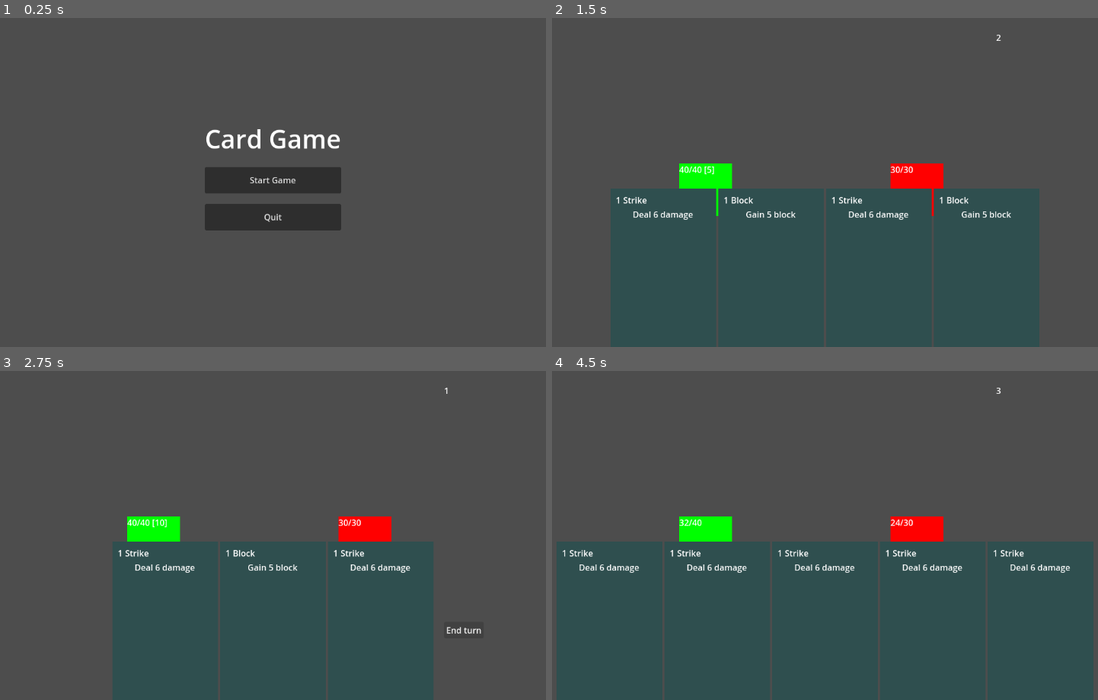
Above: before the commit, frames 1-4 (two rows, left to right).
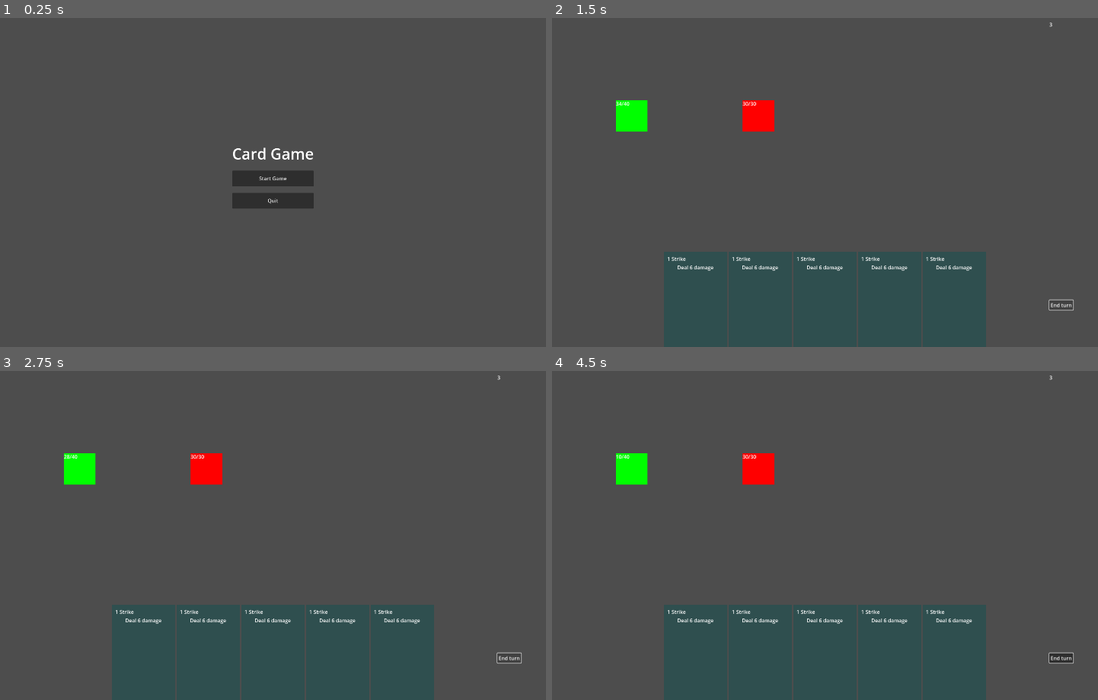
Above: after the commit, the same moments.

Repository: Pixel-Pilgrims/game-off-2024
Game: Godot game, scene res://scenes/Main.tscn
The game is run twice, just before and just after one commit, with the same random seed, the same clock (stepped at 60 frames per second) and the same inputs.
Inputs (mouse positions are in pixels of both pictures, inside the frame that each line leads up to):
- Up to frame 1 (0.25 s): no input
- Up to frame 2 (1.5 s): click "Start Game" at 0.5 s; click "End turn" at 1.25 s
- Up to frame 3 (2.75 s): click "End turn" at 2 s
- Up to frame 4 (4.5 s): click "End turn" at 2.75 s; tap Enter at 3.5 s; move the mouse to (612, 621) at 3.52 s; click (612, 621) at 3.67 s; tap Space at 4.25 s; move the mouse to (661, 621) at 4.27 s; click (661, 621) at 4.42 s

The runs differ from the first frame. In frame 1, 4.3% of the frame differs, in the area x 37-63%, y 33-65%; in frame 2, 24%; in frame 3, 15%; in frame 4, 33%, in the area x 0-100%, y 1-100%.

Commit message:
feat: set fixed 1920 x 2080 window size
To be set correctly for web usage

Diff:
--- a/project.godot
+++ b/project.godot
@@ -19,6 +19,12 @@
 run/main_scene="res://scenes/Main.tscn"
 config/features=PackedStringArray("4.3", "GL Compatibility")
 
+[display]
+
+window/size/viewport_width=1920
+window/size/viewport_height=1080
+window/size/resizable=false
+
 [editor_plugins]
 
 enabled=PackedStringArray()
